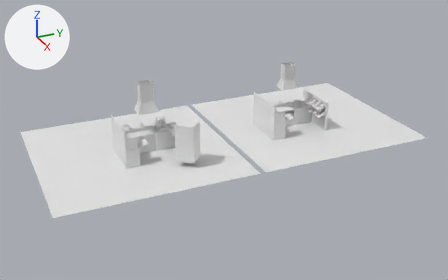
The Blender file Assets/Custom/Imports/blend filer/Kitchen.blend: old version first, new version second.
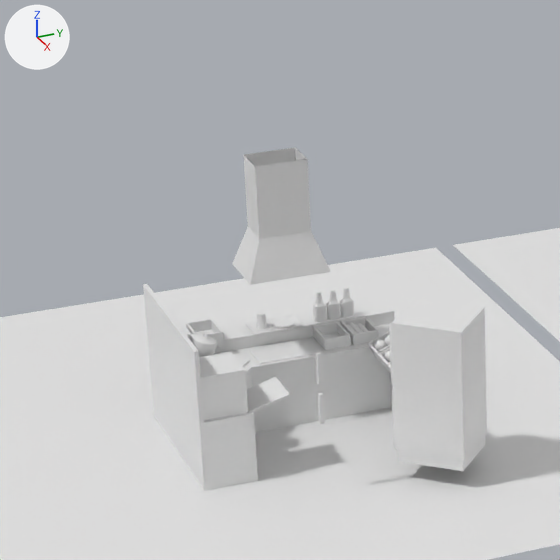
The first picture shows the older version from a 50 mm camera at (30.2, -8.9, 15.4) aimed at (-0.5, 5.0, 0.1). The close-ups show both versions on the part from 16% to 49% of the width and 15% to 67% of the height of that picture; other places that the commit changed are outside them. The axes (+X, +Y, +Z) are drawn at upper left. The lights are the same throughout.
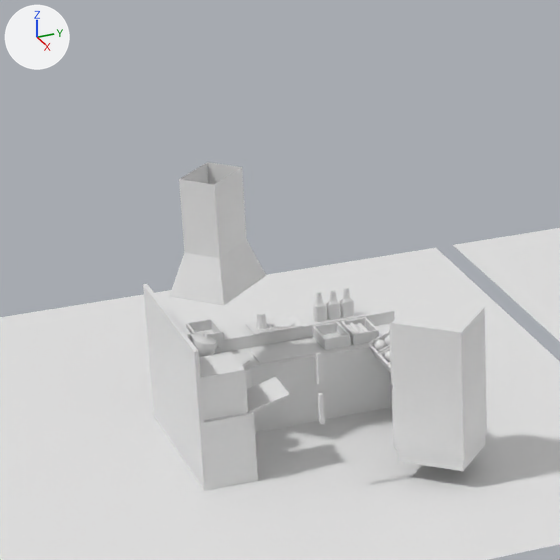
Boxes [x1, y1, x2, y2] around the edits, measured in the close-ups (560 x 560 px):
'Cube.016', moved, turned: before [233, 147, 331, 285]; after [169, 162, 266, 305]

Edits to the bpy script that builds the scene:
```text
Change ob_cube_016:
    ob_cube_016.location: (-1.23, 0.53, 3.02) -> (-0.93, -0.51, 3.02)
    ob_cube_016.rotation_euler: (0.0, 0.0, 0.0) -> (0.0, 0.0, 0.763)  # degrees (0, 0, 0) -> degrees (0, 0, 44)
```
